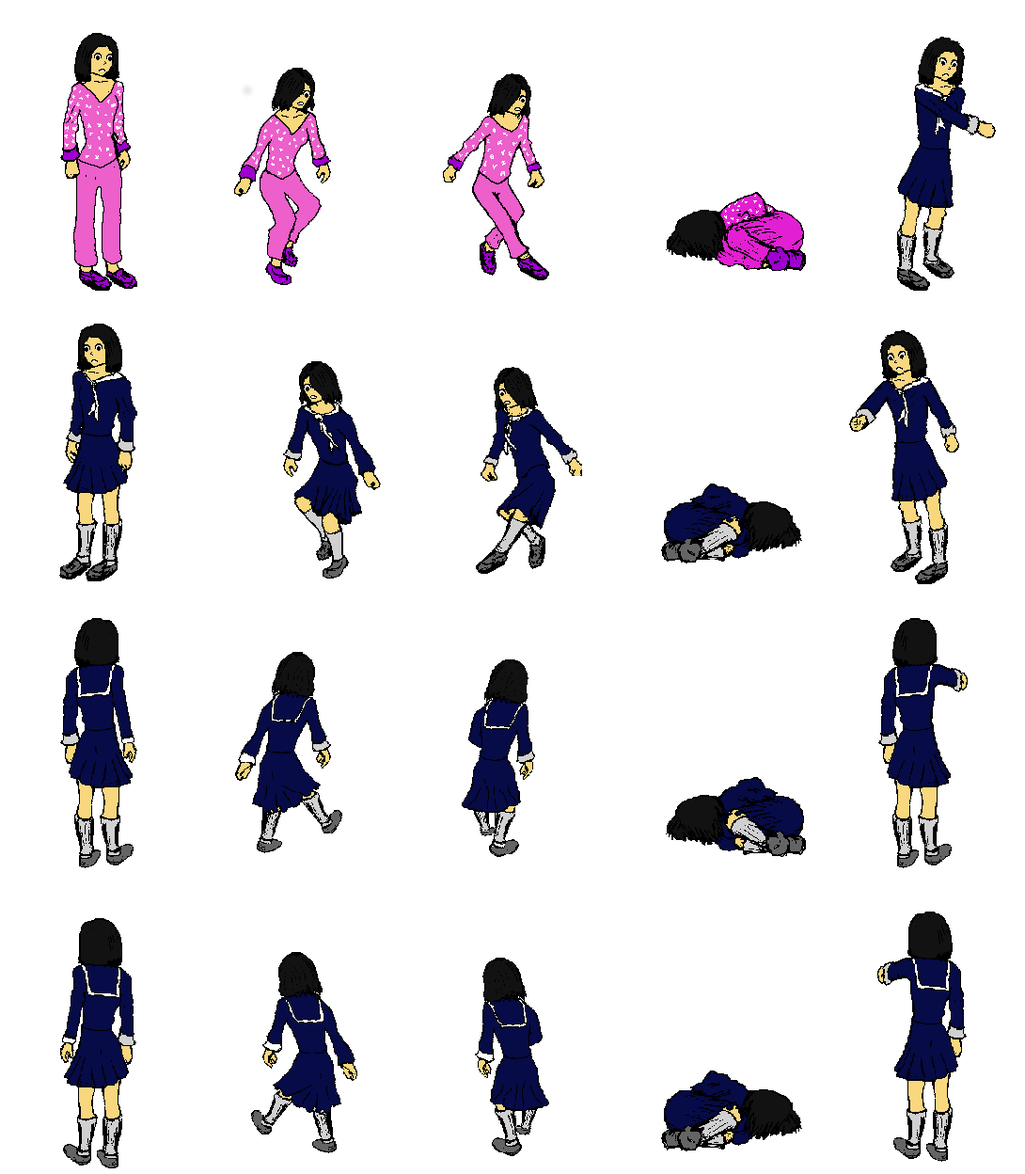
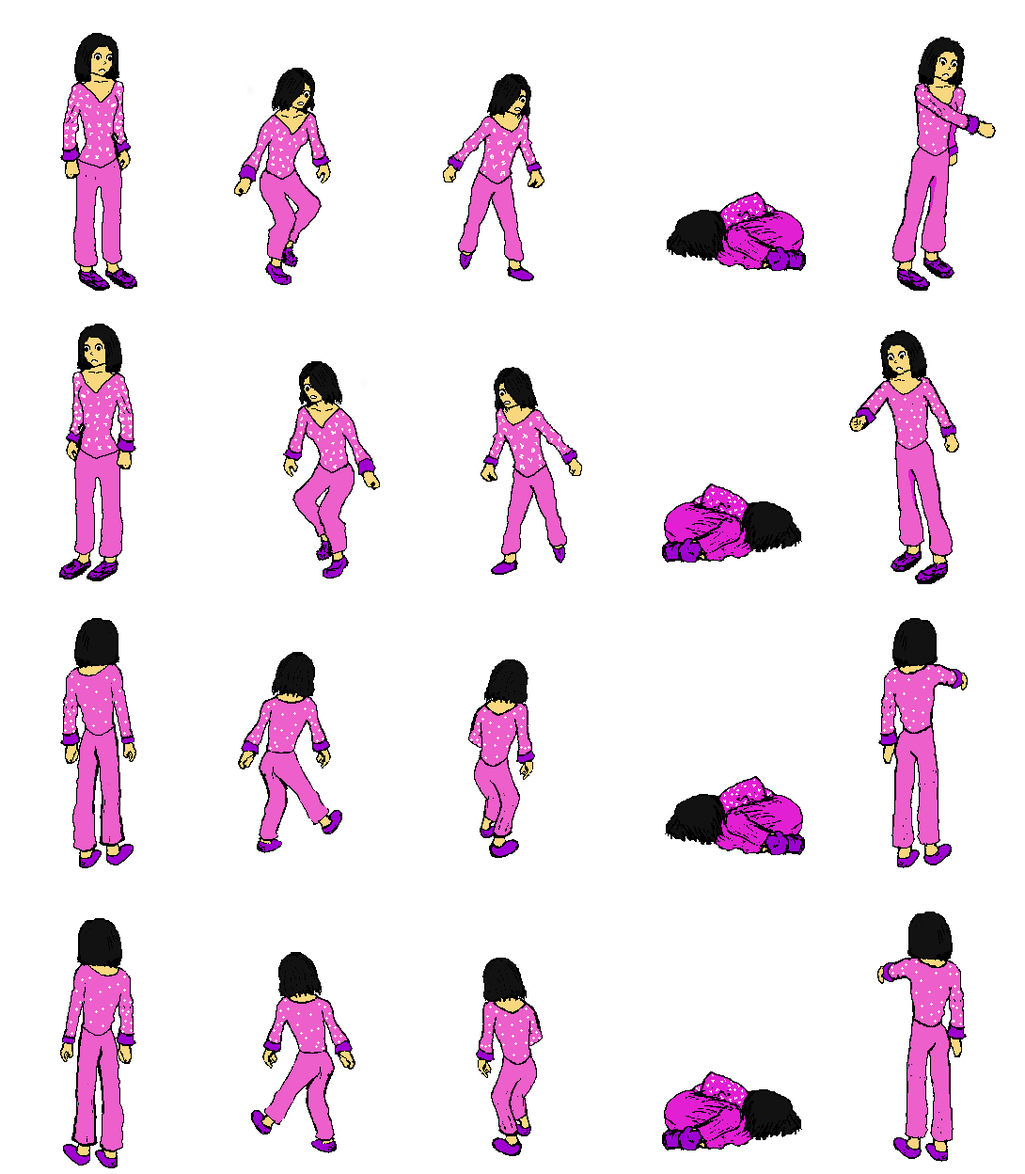
Layers edited between the first and the second w=1025, h=1174 image:
renamed "player pj" to "Pasted Layer #2", painted on it over (59, 83, 979, 1169)
